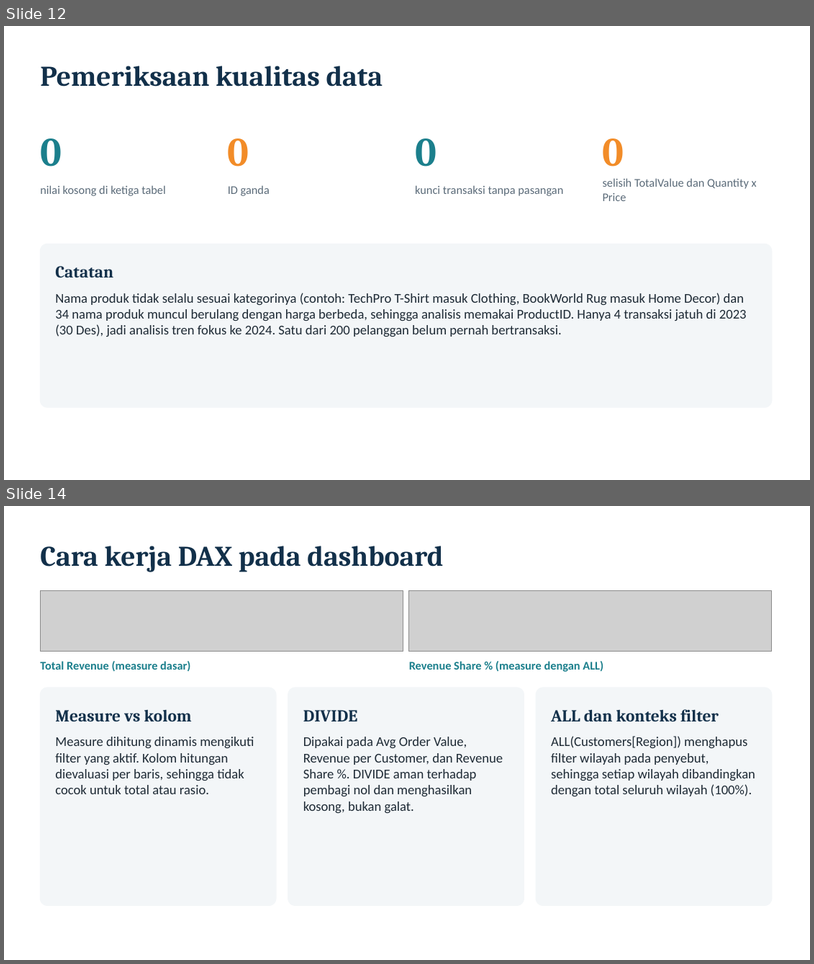
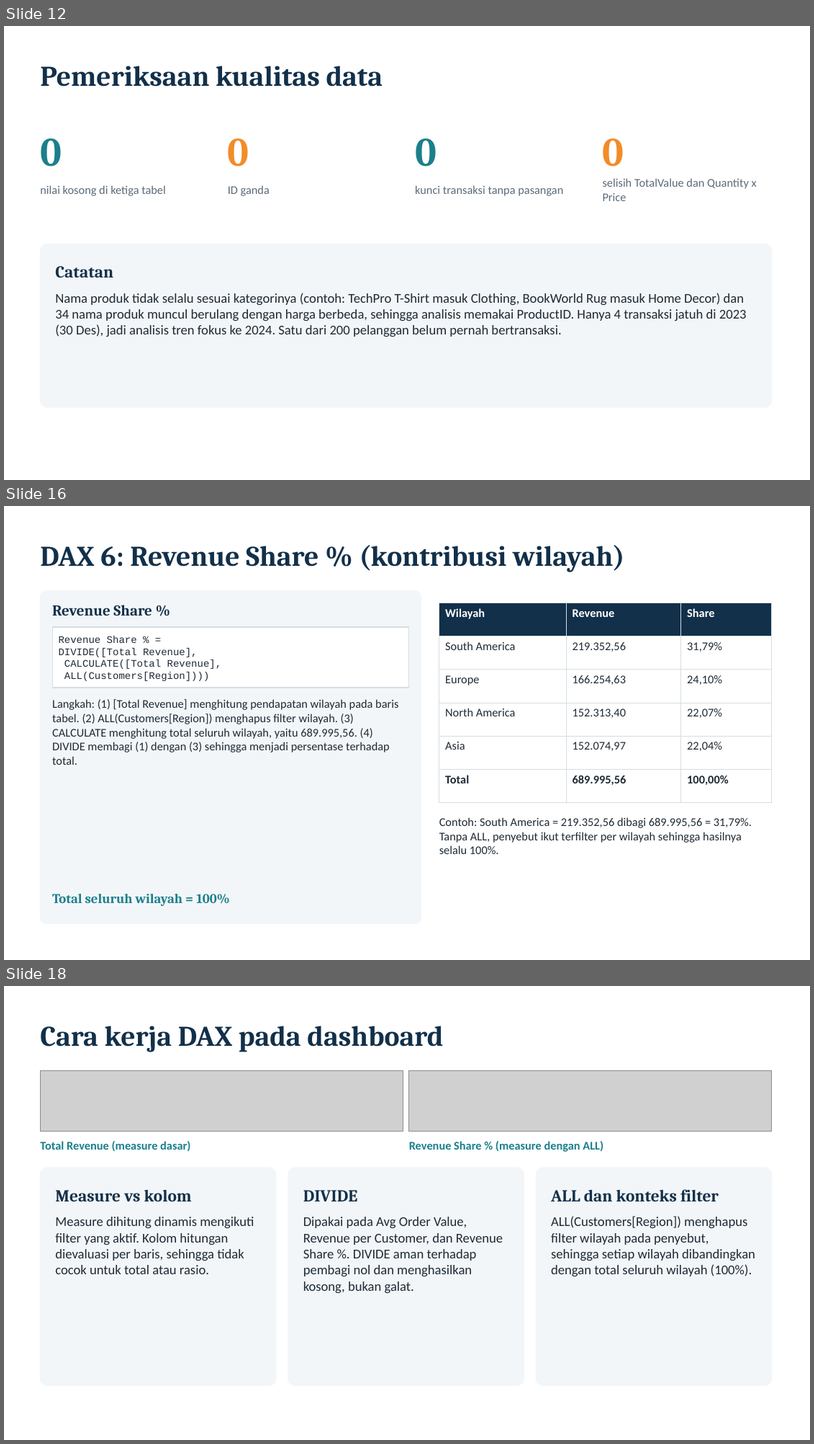
Before and after one commit to farhansech/EXACOUNT, a slide deck: output/EverMart_UTS_BDASC.pptx. Shown one above the other, each under a label of ours: slides 12 and 14 before the commit, slides 12, 16 and 18 after it; the slides between them are not shown. The pictures are 814x964 and 814x1444 pixels, drawn with LibreOffice and Linux fonts; fonts in the diff are those of the drawing; grey boxes stand for pictures. Boxes give left, top, right and bottom in pixels: in the first picture for what was removed or moved away, otherwise in the second. Text is boxed around its words. In the diff, an @@ line names an element or a change of style, - is before the commit and + after.

```diff
--- a/output/EverMart_UTS_BDASC.pptx
+++ b/output/EverMart_UTS_BDASC.pptx
@@ slide 16 added at [4, 506, 810, 960], background #FFFFFF @@
@@ text added at [40, 545, 625, 572], 34 pt, text #12304A, bold @@
+DAX 6: Revenue Share % (kontribusi wilayah)
@@ rounded rectangle added at [40, 591, 422, 924], fill #F3F6F8, outline #F3F6F8 1 pt @@
@@ text added at [52, 605, 152, 615], 18 pt, text #12304A, bold @@
+Revenue Share %
@@ table added at [440, 602, 772, 788], 6 rows, 3 columns @@
+Wilayah | Revenue | Share
+South America | 219.352,56 | 31,79%
+Europe | 166.254,63 | 24,10%
+North America | 152.313,40 | 22,07%
+Asia | 152.074,97 | 22,04%
+Total | 689.995,56 | 100,00%
@@ rectangle added at [52, 627, 409, 687], fill #FFFFFF, outline #D5DDE3 1 pt @@
@@ text added at [59, 636, 222, 681], 12 pt, text #1E2A35 @@
+Revenue Share % =
+DIVIDE([Total Revenue],
+CALCULATE([Total Revenue],
+ALL(Customers[Region])))
@@ text added at [52, 699, 399, 764], 14 pt, text #1E2A35 @@
+Langkah: (1) [Total Revenue] menghitung pendapatan wilayah pada baris tabel. (2) ALL(Customers[Region]) menghapus filter wilayah. (3) CALCULATE menghitung total seluruh wilayah, yaitu 689.995,56. (4) DIVIDE membagi (1) dengan (3) sehingga menjadi persentase terhadap total.
@@ text added at [440, 817, 752, 854], 14 pt, text #1E2A35 @@
+Contoh: South America = 219.352,56 dibagi 689.995,56 = 31,79%. Tanpa ALL, penyebut ikut terfilter per wilayah sehingga hasilnya selalu 100%.
@@ text added at [52, 893, 230, 906], 16 pt, text #1B7F8C, bold @@
+Total seluruh wilayah = 100%
@@ what was slide 14 is now slide 18 @@
```
Also in this commit, not shown: 7 slides changed, 4 other slides added, 1 slide removed.
